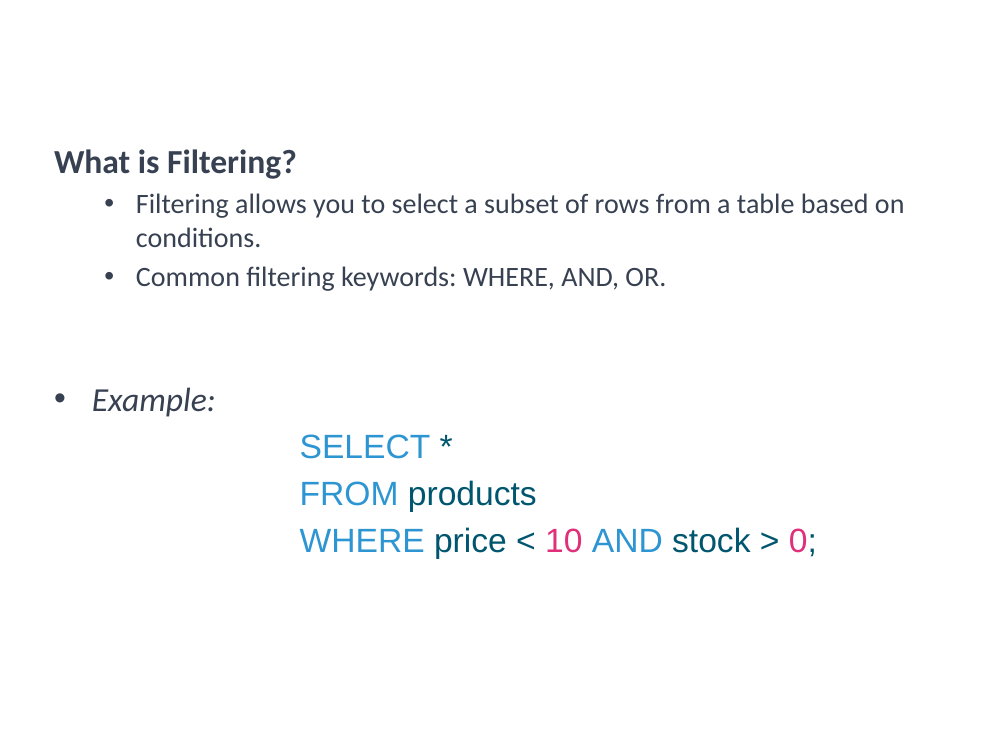
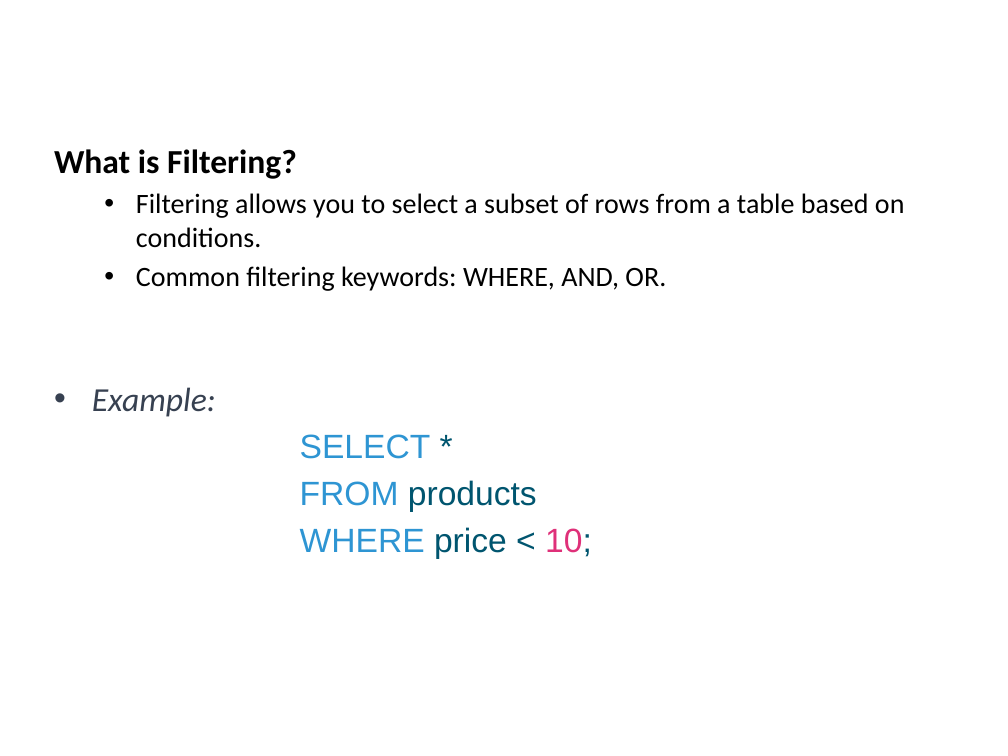
Before and after one commit to a099954/ABC-Program, a slide deck: slide 3 of SQL/Day 2 Filtering and Ordering/Filtering and Ordering.pptx. Drawn at 1008x756 pixels with LibreOffice and Linux fonts; fonts in the diff are those of the drawing; background and template pictures are left out. Boxes give left, top, right and bottom in pixels: in the first picture for what was removed or moved away, otherwise in the second. Text is boxed around its words. In the diff, an @@ line names an element or a change of style, - is before the commit and + after.

```diff
--- a/SQL/Day 2 Filtering and Ordering/Filtering and Ordering.pptx
+++ b/SQL/Day 2 Filtering and Ordering/Filtering and Ordering.pptx
@@ text at (54,149,905,291): text colour #374151 to #000000 in "What is Filtering?", "Filtering allows you to select a subset ...", "Common filtering keywords: WHERE, AND, OR." @@
@@ text at (300,527,592,559): text changed @@
-        WHERE price < 10 AND stock > 0;
+        WHERE price < 10;
```
Also in this commit, not shown: 15 other slides changed, 4 slides removed, 19 other files.
